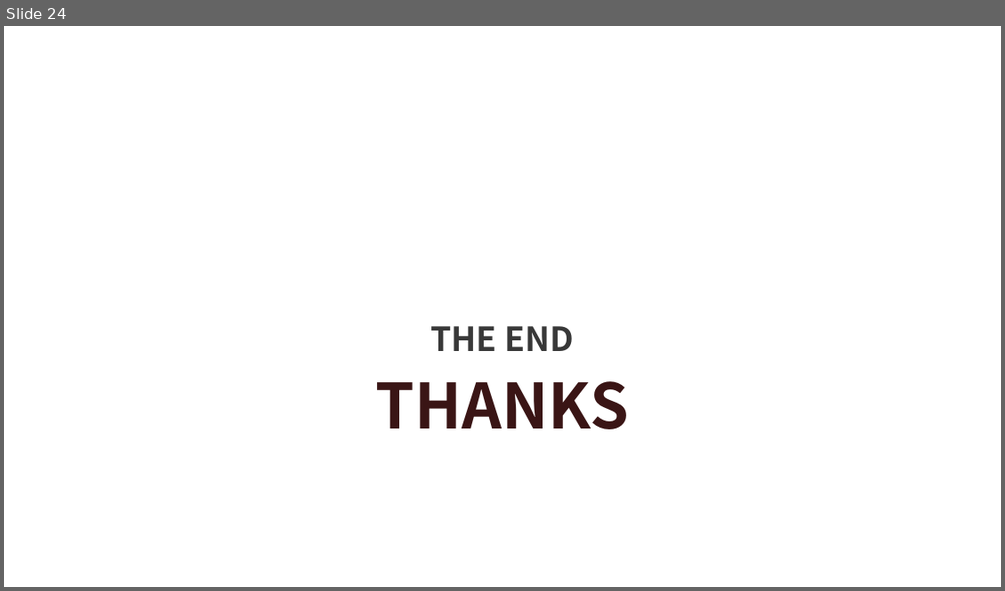
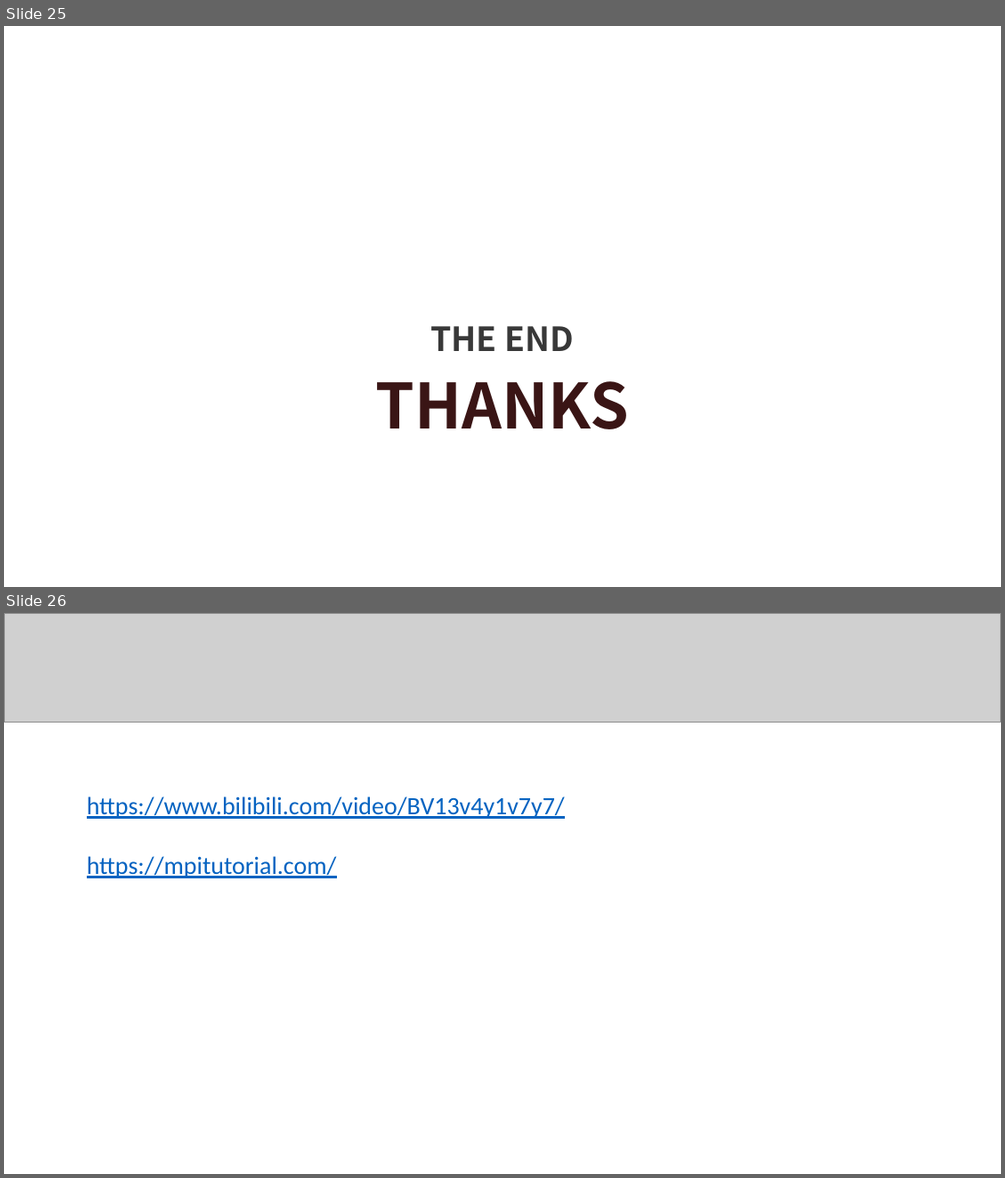
Before and after one commit to xws117/Bilibili-tutorial, a slide deck: MPI.pptx. Shown one above the other, each under a label of ours: slide 24 before the commit, slides 25 and 26 after it. The pictures are 1005x591 and 1005x1178 pixels, drawn with LibreOffice and Linux fonts; fonts in the diff are those of the drawing; grey boxes stand for pictures; background and template pictures are left out. Boxes give left, top, right and bottom in pixels: in the first picture for what was removed or moved away, otherwise in the second. Text is boxed around its words. In the diff, an @@ line names an element or a change of style, - is before the commit and + after.

```diff
--- a/MPI.pptx
+++ b/MPI.pptx
@@ slide 26 added at box(4, 613, 1001, 1174), background #FFFFFF @@
@@ picture added at box(4, 613, 1001, 722) @@
@@ text added at box(87, 796, 565, 878), 18 pt, text #0563C1, underline @@
+https://www.bilibili.com/video/BV13v4y1v7y7/
+https://mpitutorial.com/
@@ what was slide 24 is now slide 25 @@
```
Also in this commit, not shown: 1 slide changed, 2 other slides added, 1 slide removed.
